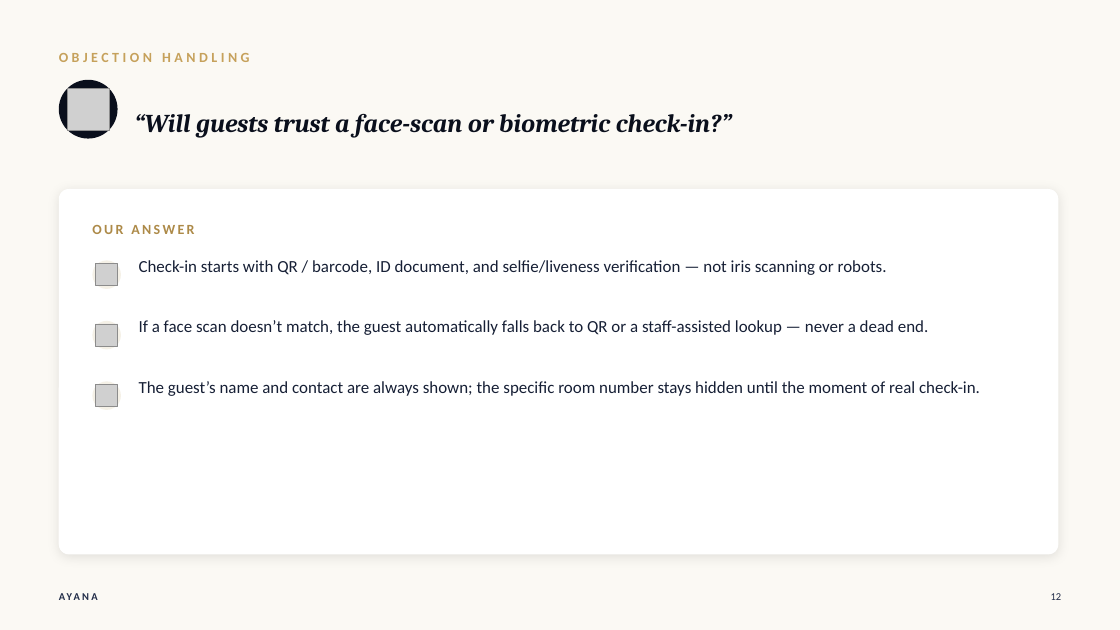
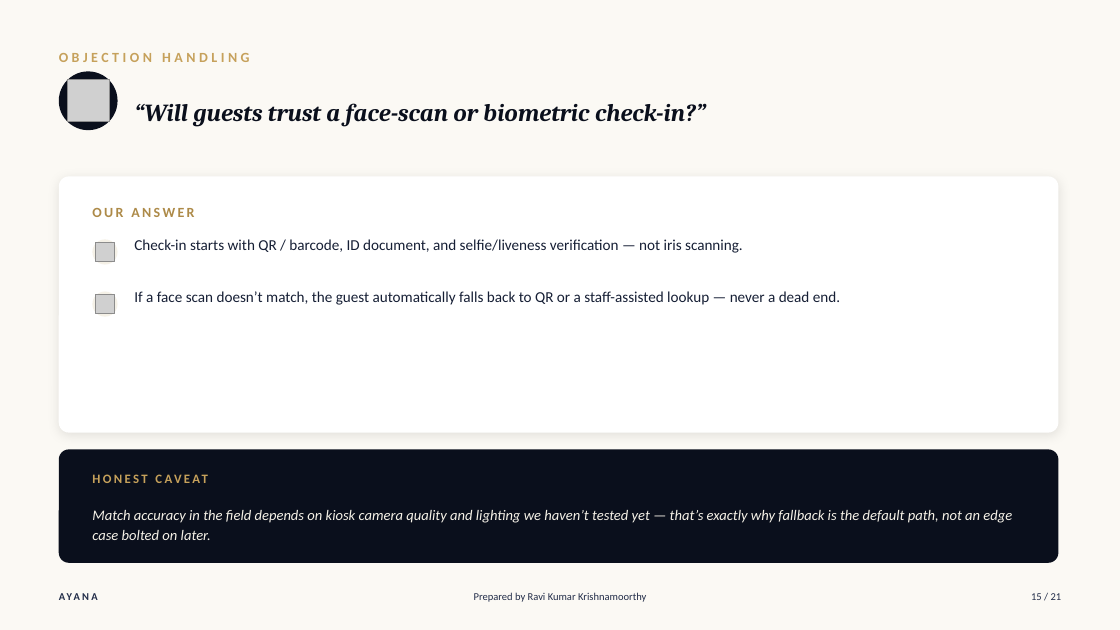
Before and after one commit to joeadithya-web/ayana-hospitality-prototype, a slide deck: slide 15 of collateral/decks/AYANA_Intro_Objection_Handling.pptx (slide 12 before the commit). Drawn at 1120x630 pixels with LibreOffice and Linux fonts; fonts in the diff are those of the drawing; grey boxes stand for pictures. Boxes give left, top, right and bottom in pixels: in the first picture for what was removed or moved away, otherwise in the second. Text is boxed around its words. In the diff, an @@ line names an element or a change of style, - is before the commit and + after.

Commit message:
Refresh both pitch decks to match the JORA COAST/SEP house format
Intro & Objection Handling: adds an agenda slide with time estimates,
new corporate/group booking and guest-managed-stay/concierge slides,
a 7th objection on wire-transfer settlement risk, and candid
fair-concession/honest-caveat callouts on every objection slide.

Commercial Overview: restructured into Current State -> Solution ->
Value Proposition -> commercial terms -> Org & Governance Alignment ->
compressed Objections -> The Ask, covering corporate contracted rates,
wire-transfer settlement, and group booking terms.

Both decks now carry a "Prepared by Ravi Kumar Krishnamoorthy" +
page-of-total footer, matching the reference decks.

```diff
--- a/collateral/decks/AYANA_Intro_Objection_Handling.pptx
+++ b/collateral/decks/AYANA_Intro_Objection_Handling.pptx
@@ ellipse: place and size @@
-ellipse at (59,80,118,139)
+ellipse at (59,71,118,130)
@@ picture: place and size @@
-picture at (67,88,109,130)
+picture at (67,80,109,122)
@@ text "“Will guests trust a face-scan ...": place and size @@
-text "“Will guests trust a face-scan ..." at (134,113,732,137)
+text "“Will guests trust a face-scan ..." at (134,103,706,126)
@@ text "“Will guests trust a face-scan ..." at (134,103,706,126): size 22 to 21 pt @@
@@ rounded rectangle: place and size @@
-rounded rectangle at (59,189,1059,555)
+rounded rectangle at (59,176,1059,433)
@@ rounded rectangle at (59,176,1059,433): proportions changed @@
@@ text "OUR ANSWER": place and size @@
-text "OUR ANSWER" at (92,225,194,234)
+text "OUR ANSWER" at (92,208,194,217)
@@ ellipse: place and size @@
-ellipse at (92,260,121,289)
+ellipse at (92,239,118,265)
@@ text at (134,239,743,253): text changed; size 14.5 to 13 pt @@
-Check-in starts with QR / barcode, ID document, and selfie/liveness verification — not iris scanning or robots.
+Check-in starts with QR / barcode, ID document, and selfie/liveness verification — not iris scanning.
@@ picture: place and size @@
-picture at (96,264,118,287)
+picture at (95,242,114,261)
@@ ellipse: place and size @@
-ellipse at (92,321,121,350)
+ellipse at (92,292,118,317)
@@ picture: place and size @@
-picture at (96,324,118,347)
+picture at (95,294,114,313)
@@ text "If a face scan doesn’t ...": place and size @@
-text "If a face scan doesn’t ..." at (139,320,928,335)
+text "If a face scan doesn’t ..." at (134,291,840,305)
@@ text "If a face scan doesn’t ..." at (134,291,840,305): size 14.5 to 13 pt @@
@@ ellipse removed at (92,381,121,410) @@
@@ picture removed at (96,385,118,408) @@
@@ rounded rectangle added at (59,450,1059,563), fill #0A0F1C @@
@@ text added at (92,466,429,492), 11 pt, text #C6A15B, bold @@
+HONEST CAVEAT
@@ text "Match accuracy in the field ..." at (92,510,1012,540): vertical alignment top to middle @@
@@ text at (92,510,1012,540): text changed; size 14.5 to 12.5 pt; text colour #161F35 to #F5F1E7; italic on @@
-The guest’s name and contact are always shown; the specific room number stays hidden until the moment of real check-in.
+Match accuracy in the field depends on kiosk camera quality and lighting we haven’t tested yet — that’s exactly why fallback is the default path, not an edge case bolted on later.
@@ text added at (474,592,646,602), 9 pt, text #212C48 @@
+Prepared by Ravi Kumar Krishnamoorthy
@@ text added at (1031,593,1062,600), 9 pt, text #212C48 @@
+15 / 21
```
Also in this commit, not shown: 15 other slides changed, 4 slides added, 1 other file.
